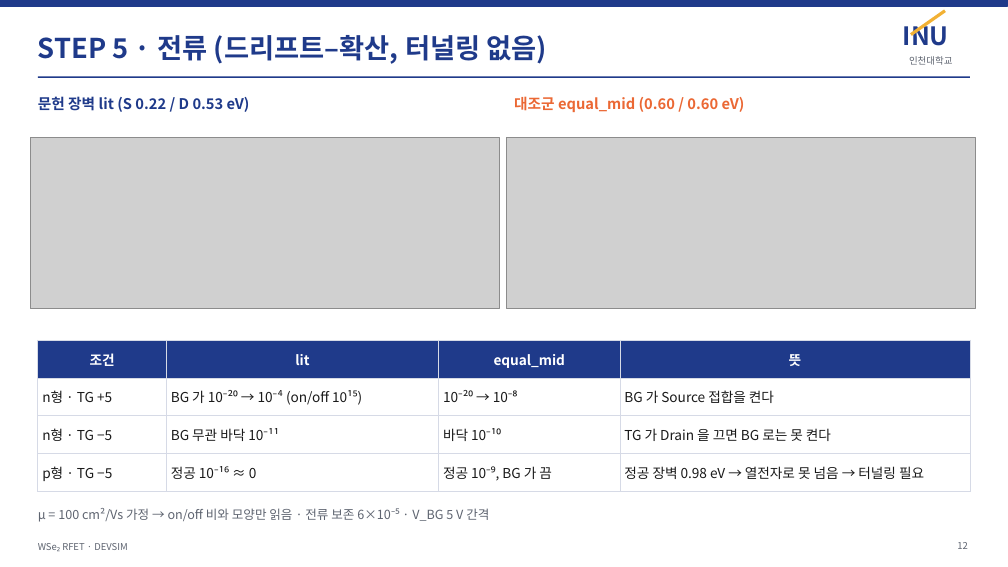
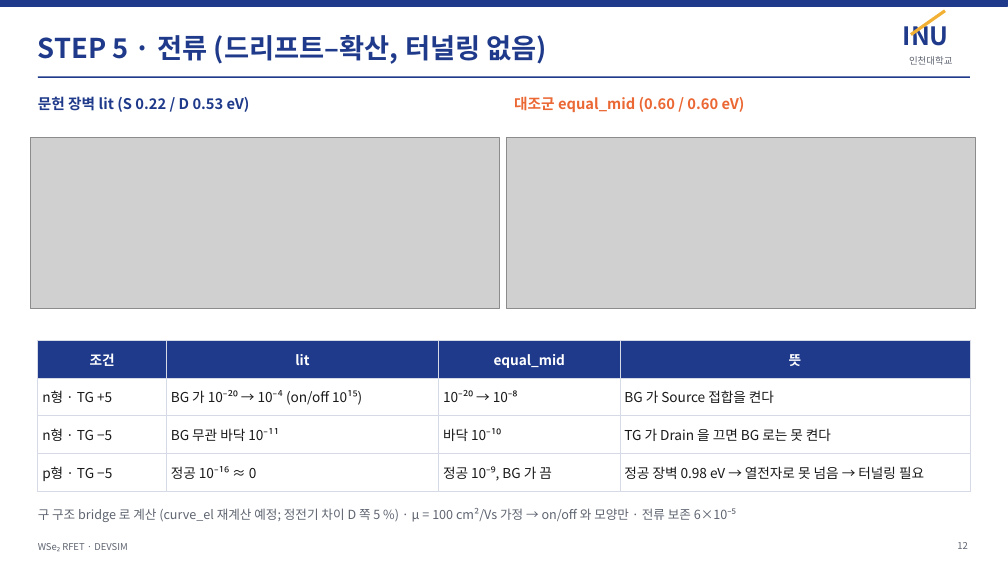
Before and after one commit to jiseonyang-9070/rfet, a slide deck: slide 12 of slides/RFET_progress_INU.pptx. Drawn at 1008x567 pixels with LibreOffice and Linux fonts; fonts in the diff are those of the drawing; grey boxes stand for pictures. Boxes give left, top, right and bottom in pixels: in the first picture for what was removed or moved away, otherwise in the second. Text is boxed around its words. In the diff, an @@ line names an element or a change of style, - is before the commit and + after.

```diff
--- a/slides/RFET_progress_INU.pptx
+++ b/slides/RFET_progress_INU.pptx
@@ text at [38,508,736,522]: text changed @@
-μ = 100 cm²/Vs 가정 → on/off 비와 모양만 읽음 · 전류 보존 6×10⁻⁵ · V_BG 5 V 간격
+구 구조 bridge 로 계산 (curve_el 재계산 예정; 정전기 차이 D 쪽 5 %) · μ = 100 cm²/Vs 가정 → on/off 와 모양만 · 전류 보존 6×10⁻⁵
```
Also in this commit, not shown: 6 other slides changed, 11 other files.
